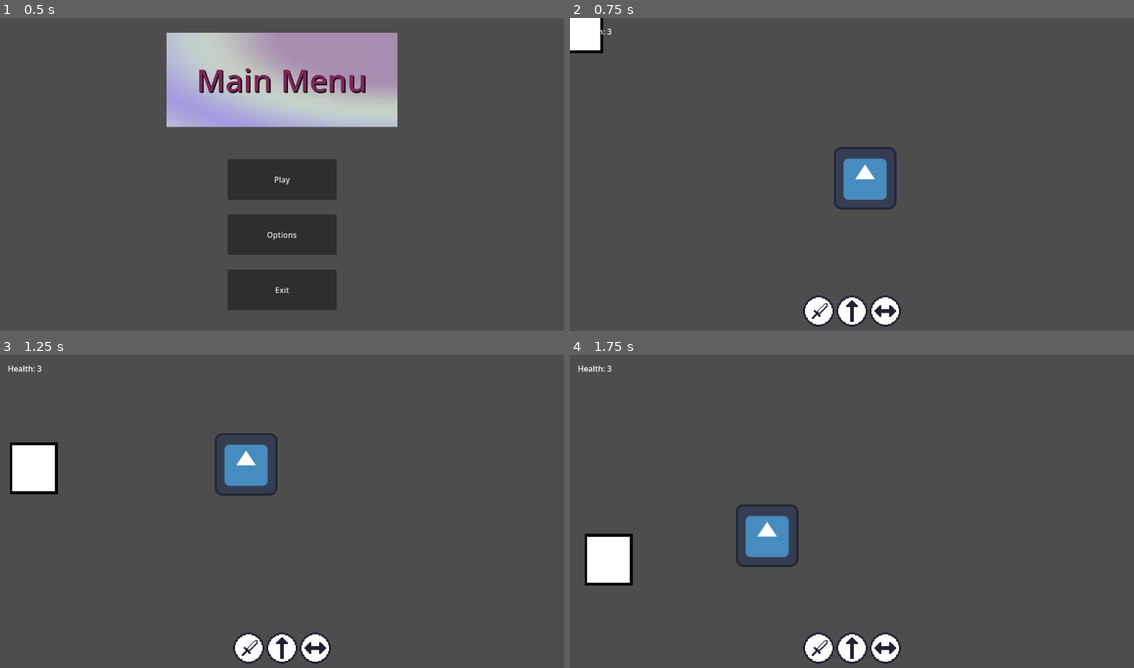
Above: before the commit, frames 1-4 (two rows, left to right).
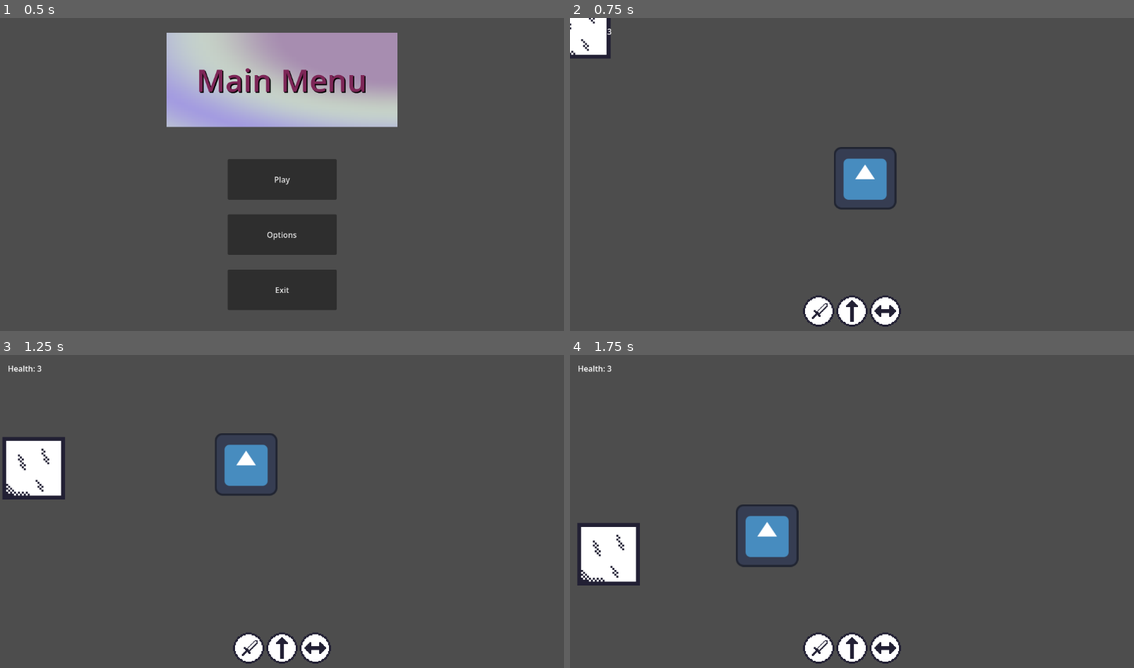
Above: after the commit, the same moments.

Repository: driftingdeluge/Spring_Game_Jam_2026
Game: Godot game, scene res://Scenes/Menu.tscn
Same seed, same stepped clock (60 frames per second), same inputs: the game is played once before the commit and once after it. The engine's default icon, where the game draws it, is replaced by a stand-in: a white triangle on a blue panel in a dark square.
Inputs:
- Up to frame 1 (0.5 s): no input
- Up to frame 2 (0.75 s): click "Play" at 0.5 s
- Up to frame 3 (1.25 s): no input
- Up to frame 4 (1.75 s): tap F (changeMode) at 1.35 s; tap Space (jump) at 1.52 s

Frame 1 is identical in both runs. In frame 2, 0.4% of the frame differs, in the area x 0-8%, y 0-13%; in frame 3, 1.2%; in frame 4, 1.3%, in the area x 1-13%, y 53-74%.

Commit message:
added player and enemy sprites

Diff:
--- a/Scenes/Player.tscn
+++ b/Scenes/Player.tscn
@@ -8,10 +8,8 @@
 
 [node name="Sprite2D" type="Sprite2D" parent="." unique_id=832697623]
 position = Vector2(2.0000076, 4)
-scale = Vector2(0.231, 0.25)
 texture = ExtResource("2_kyqiw")
 
-[node name="CollisionPolygon2D" type="CollisionPolygon2D" parent="." unique_id=418789710]
+[node name="CollisionPolygon2D2" type="CollisionPolygon2D" parent="." unique_id=512438224]
 position = Vector2(2.0000076, 4)
-scale = Vector2(0.231, 0.25)
-polygon = PackedVector2Array(-212.5, -212.5, -212.5, 212.5, 212.5, 212.5, 212.5, -212.5)
+polygon = PackedVector2Array(-64, -64, -64, 64, 64, 64, 64, -64)
Binary file added: Assets/ground_enemy.png
Not shown, added: Assets/ground_enemy.png.import
Binary file changed: Assets/player.png
